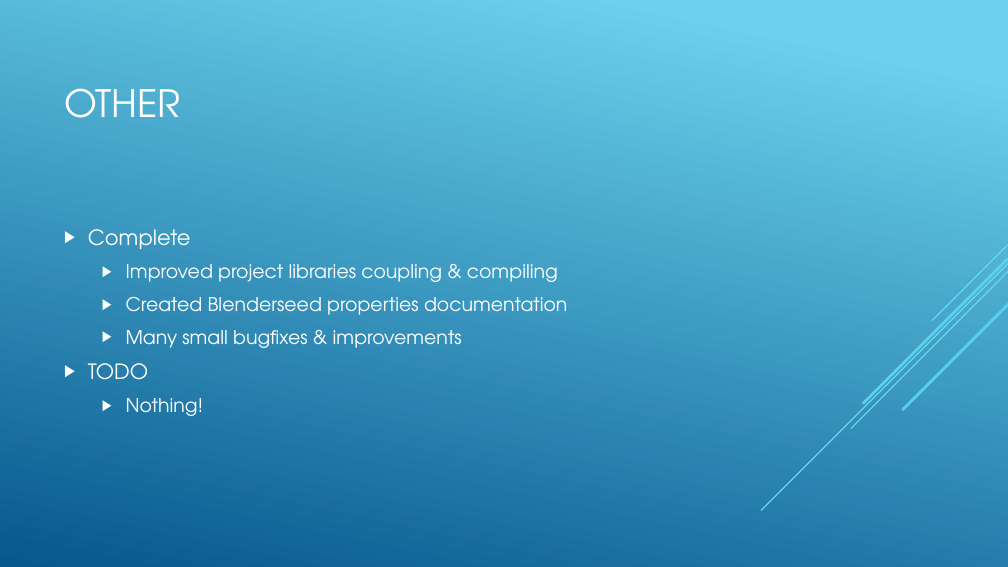
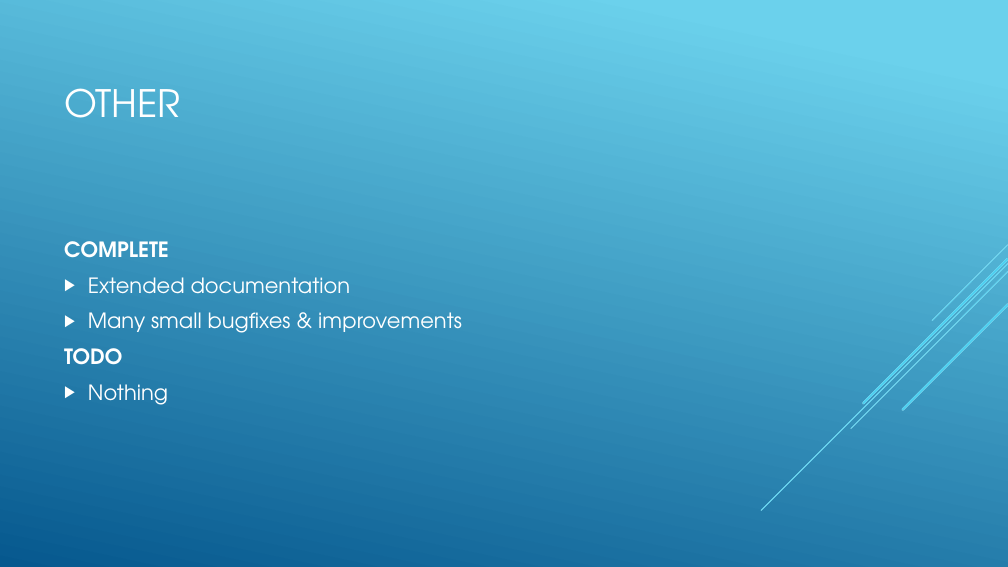
Before and after one commit to dralois/PR-Rendering, a slide deck: slide 4 of doc/Status.pptx (slide 3 before the commit). Drawn at 1008x567 pixels with LibreOffice and Linux fonts; fonts in the diff are those of the drawing. Boxes give left, top, right and bottom in pixels: in the first picture for what was removed or moved away, otherwise in the second. Text is boxed around its words. In the diff, an @@ line names an element or a change of style, - is before the commit and + after.

Commit message:
Documention update
- Updated status presentation
- Added OSL docs
- Added test shader
- Added shaders to cmake project

```diff
--- a/doc/Status.pptx
+++ b/doc/Status.pptx
@@ text at bbox=[64, 241, 351, 294]: text changed; size 18 to 20 pt @@
-▶ Complete
-  ▶ Improved project libraries coupling & compiling
-  ▶ Created Blenderseed properties documentation
+COMPLETE
+▶ Extended documentation
@@ text at bbox=[64, 312, 462, 365]: size 18 to 20 pt in "Many small bugfixes & improvements"; bold on in "TODO"; list level 2 to 1 in "Many small bugfixes & improvements"; bullet ▶ to none @@
@@ text at bbox=[88, 384, 168, 405]: text changed; size 18 to 20 pt @@
-  ▶ Nothing!
+▶ Nothing
```
Also in this commit, not shown: 2 other slides changed, 1 slide added, 4 other files.
